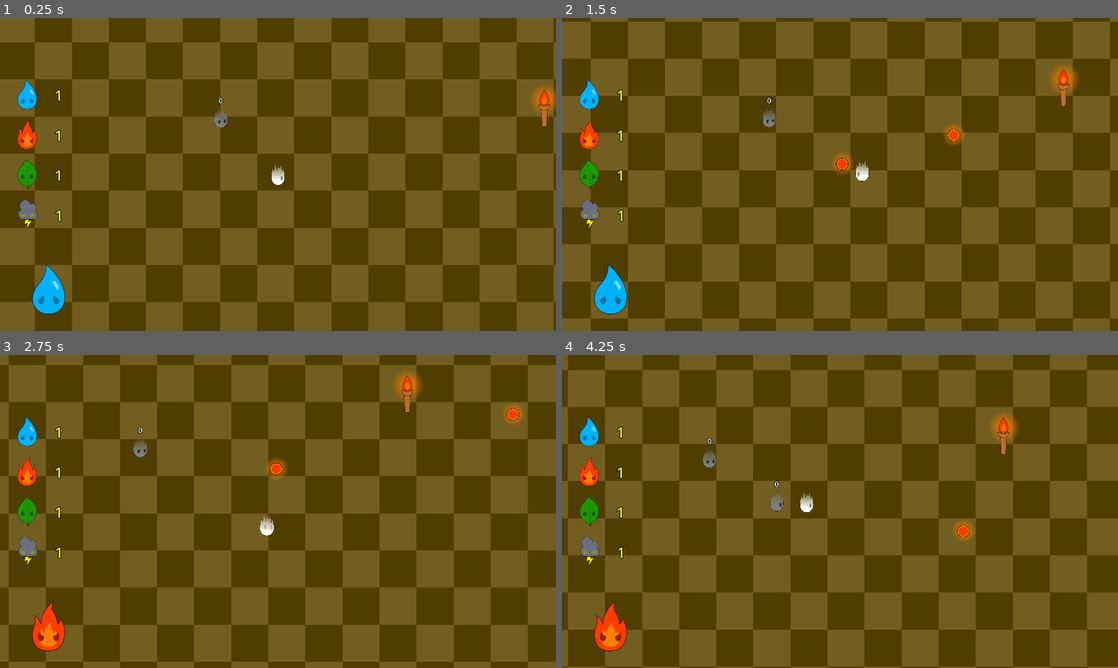
Above: before the commit, frames 1-4 (two rows, left to right).
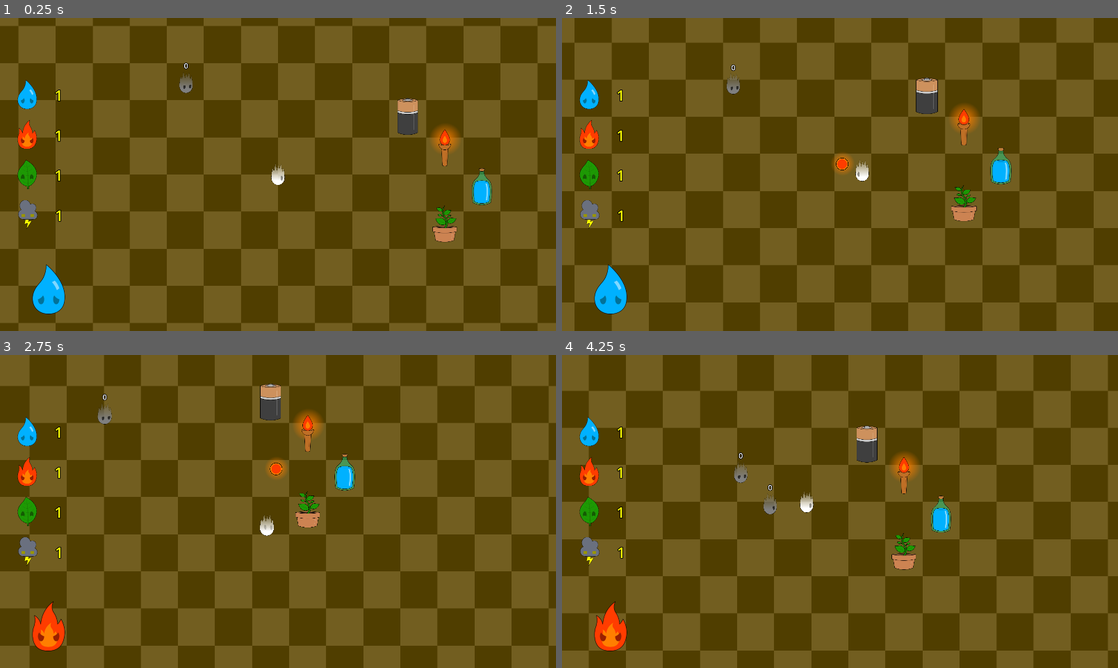
Above: after the commit, the same moments.

Repository: ICICLE-Studios/Soul-of-Nature
Game: Godot game, scene res://scenes/level.tscn
Two runs of this game, one before a commit and one after it. Both use one fixed random seed, a clock stepped at 60 frames per second and the inputs below.
Inputs (mouse positions are in pixels of both pictures, inside the frame that each line leads up to):
- Up to frame 1 (0.25 s): no input
- Up to frame 2 (1.5 s): move the mouse to (962, 158) at 0.52 s; hold Right (ui_right) 0.53-1.28 s; click (962, 158) at 0.6 s; move the mouse to (728, 190) at 1.27 s; hold Down (ui_down) from 1.28 s (still down); click (728, 190) at 1.35 s
- Up to frame 3 (2.75 s): move the mouse to (333, 442) at 2.02 s; release Down (ui_down) at 2.03 s; hold Right (ui_right) from 2.03 s (still down); right-click (333, 442) at 2.1 s; click (333, 442) at 2.3 s
- Up to frame 4 (4.25 s): move the mouse to (812, 574) at 2.77 s; release Right (ui_right) at 2.78 s; hold Up (ui_up) 2.78-3.53 s; tap F (spawn_enemy) at 2.85 s; click (812, 574) at 3.05 s; move the mouse to (1006, 558) at 3.52 s; hold Left (ui_left) from 3.53 s (still down); click (1006, 558) at 3.6 s

The runs differ from the first frame. In frame 1, 49% of the frame differs, in the area x 0-100%, y 0-100%; in frame 2, 48%; in frame 3, 49%; in frame 4, 49%.

Commit message:
Created World Item Prefab Scenes
Placed down all 4 World Item element variants in the map for testing
Increased NavigationRegion2D size to cover the entire map
Gizmos that cover up a lot of screen space have been hidden

Diff:
--- a/scenes/enemies/soul_enemy.tscn
+++ b/scenes/enemies/soul_enemy.tscn
@@ -96,6 +96,7 @@
 [node name="Area" type="Node2D" parent="."]
 
 [node name="DetectionPlayer" type="Area2D" parent="Area"]
+visible = false
 collision_layer = 0
 
 [node name="CollisionShape2D" type="CollisionShape2D" parent="Area/DetectionPlayer"]
--- a/scenes/level.tscn
+++ b/scenes/level.tscn
@@ -4,15 +4,16 @@
 [ext_resource type="Texture2D" uid="uid://bghesvkb3fcbr" path="res://sprites/map/placeholder_ground.png" id="2_317b5"]
 [ext_resource type="Script" path="res://scripts/player_controller.gd" id="2_vpdyx"]
 [ext_resource type="Texture2D" uid="uid://dq6wa0dy4244q" path="res://sprites/characters/PlayerSoul/ElementsSoulPlayer1.png" id="3_svjcw"]
-[ext_resource type="Texture2D" uid="uid://brjq2uai8afjx" path="res://sprites/circle_gradient.png" id="4_1o1id"]
-[ext_resource type="Script" path="res://scripts/world_item.gd" id="4_nlnds"]
+[ext_resource type="PackedScene" uid="uid://d0gc7xhpjufm" path="res://scenes/world_items/fire_world_item.tscn" id="4_fgst1"]
 [ext_resource type="PackedScene" uid="uid://08qf6t8vh2oh" path="res://scenes/enemies/soul_enemy.tscn" id="4_uut6c"]
+[ext_resource type="PackedScene" uid="uid://dal4567l588mg" path="res://scenes/world_items/water_world_item.tscn" id="5_3q2sm"]
+[ext_resource type="PackedScene" uid="uid://uofy45yummxg" path="res://scenes/world_items/plant_world_item.tscn" id="6_1idww"]
 [ext_resource type="Texture2D" uid="uid://c3hopi0a0jngt" path="res://sprites/characters/EnemyFire/ElementsFire1.png" id="6_d5lng"]
 [ext_resource type="Script" path="res://scripts/current_element_display.gd" id="7_5wpqg"]
+[ext_resource type="PackedScene" uid="uid://ditldg6j00rxu" path="res://scenes/world_items/electric_world_item.tscn" id="7_8nao5"]
 [ext_resource type="Texture2D" uid="uid://dackuy4f8bo2m" path="res://sprites/characters/EnemyWater/ElementsWater1.png" id="8_ylhh0"]
 [ext_resource type="Texture2D" uid="uid://hcb1mnvqicr8" path="res://sprites/characters/EnemyPlant/ElementsPlant1.png" id="9_y66vn"]
 [ext_resource type="Texture2D" uid="uid://5d8i47pbtb0p" path="res://sprites/characters/EnemyElectricity/ElementsElectricity1.png" id="10_72lfl"]
-[ext_resource type="Texture2D" uid="uid://t20j8fn3pqcq" path="res://sprites/items/Item_Fire.png" id="11_y1www"]
 [ext_resource type="AudioStream" uid="uid://baepyd2x2kkj7" path="res://audios/change_element_to_fire.ogg" id="14_8i4p8"]
 [ext_resource type="AudioStream" uid="uid://dpsbpj7jywq33" path="res://audios/change_element_to_plant.ogg" id="15_jryyq"]
 [ext_resource type="AudioStream" uid="uid://dnoko8nxi8pgo" path="res://audios/change_element_to_thunder.ogg" id="16_tpr0u"]
@@ -85,12 +86,9 @@
 [sub_resource type="CircleShape2D" id="CircleShape2D_oxssa"]
 
 [sub_resource type="NavigationPolygon" id="NavigationPolygon_5vf1p"]
-vertices = PackedVector2Array(256, -256, 256, 256, -256, 256, -256, -256)
+vertices = PackedVector2Array(2048, -2048, 2048, 2048, -2048, 2048, -2048, -2048)
 polygons = Array[PackedInt32Array]([PackedInt32Array(0, 1, 2, 3)])
-outlines = Array[PackedVector2Array]([PackedVector2Array(-256, -256, -256, 256, 256, 256, 256, -256)])
-
-[sub_resource type="CircleShape2D" id="CircleShape2D_bgd8u"]
-radius = 20.0
+outlines = Array[PackedVector2Array]([PackedVector2Array(-2048, -2048, -2048, 2048, 2048, 2048, 2048, -2048)])
 
 [sub_resource type="LabelSettings" id="LabelSettings_kbcjx"]
 font_size = 128
@@ -102,7 +100,6 @@
 
 [node name="Player" type="CharacterBody2D" parent="."]
 unique_name_in_owner = true
-position = Vector2(100, 100)
 motion_mode = 1
 platform_on_leave = 2
 script = ExtResource("2_vpdyx")
@@ -147,6 +144,7 @@
 unique_name_in_owner = true
 
 [node name="NavigationRegion2D" type="NavigationRegion2D" parent="Map"]
+visible = false
 navigation_polygon = SubResource("NavigationPolygon_5vf1p")
 
 [node name="GroundSprite" type="Sprite2D" parent="Map"]
@@ -161,30 +159,23 @@
 [node name="Items" type="Node2D" parent="."]
 unique_name_in_owner = true
 
-[node name="FireWorldItem" type="StaticBody2D" parent="Items"]
-position = Vector2(560, 0)
-collision_layer = 3
-script = ExtResource("4_nlnds")
-item_element = 2
-
-[node name="CollisionShape" type="CollisionShape2D" parent="Items/FireWorldItem"]
-shape = SubResource("CircleShape2D_bgd8u")
-
-[node name="Halo" type="Sprite2D" parent="Items/FireWorldItem"]
-modulate = Color(0.996094, 0.496094, 0, 1)
-position = Vector2(0, -28)
-scale = Vector2(0.25, 0.25)
-texture = ExtResource("4_1o1id")
-
-[node name="Sprite" type="Sprite2D" parent="Items/FireWorldItem"]
-position = Vector2(0, -14)
-scale = Vector2(0.25, 0.25)
-texture = ExtResource("11_y1www")
+[node name="FireWorldItem" parent="Items" instance=ExtResource("4_fgst1")]
+position = Vector2(288, -32)
+
+[node name="WaterWorldItem" parent="Items" instance=ExtResource("5_3q2sm")]
+position = Vector2(352, 32)
+
+[node name="PlantWorldItem" parent="Items" instance=ExtResource("6_1idww")]
+position = Vector2(288, 96)
+
+[node name="ElectricWorldItem" parent="Items" instance=ExtResource("7_8nao5")]
+position = Vector2(224, -96)
 
 [node name="Enemies" type="Node2D" parent="."]
 unique_name_in_owner = true
 
 [node name="SoulEnemy" parent="Enemies" instance=ExtResource("4_uut6c")]
+position = Vector2(-160, -160)
 
 [node name="Attacks" type="Node2D" parent="."]
 unique_name_in_owner = true
--- /dev/null
+++ b/scenes/world_items/electric_world_item.tscn
@@ -0,0 +1,82 @@
+[gd_scene load_steps=7 format=3 uid="uid://ditldg6j00rxu"]
+
+[ext_resource type="Script" path="res://scripts/world_item.gd" id="1_v37xh"]
+[ext_resource type="Texture2D" uid="uid://bh5rwmb1eorsh" path="res://sprites/items/Item_Electricity.png" id="2_jqabc"]
+
+[sub_resource type="CircleShape2D" id="CircleShape2D_bgd8u"]
+radius = 20.0
+
+[sub_resource type="Animation" id="Animation_k1nrs"]
+resource_name = "world_item_idle"
+loop_mode = 1
+tracks/0/type = "bezier"
+tracks/0/imported = false
+tracks/0/enabled = true
+tracks/0/path = NodePath(".:scale:x")
+tracks/0/interp = 1
+tracks/0/loop_wrap = true
+tracks/0/keys = {
+"handle_modes": PackedInt32Array(0, 0, 0),
+"points": PackedFloat32Array(0.25, -0.25, 0, 0.25, 0, 0.275, -0.25, 0, 0.25, 0, 0.25, -0.25, 0, 0.25, 0),
+"times": PackedFloat32Array(0, 0.5, 1)
+}
+tracks/1/type = "bezier"
+tracks/1/imported = false
+tracks/1/enabled = true
+tracks/1/path = NodePath(".:scale:y")
+tracks/1/interp = 1
+tracks/1/loop_wrap = true
+tracks/1/keys = {
+"handle_modes": PackedInt32Array(0, 0, 0),
+"points": PackedFloat32Array(0.25, -0.25, 0, 0.25, 0, 0.245, -0.25, 0, 0.25, 0, 0.25, -0.25, 0, 0.25, 0),
+"times": PackedFloat32Array(0, 0.5, 1)
+}
+
+[sub_resource type="Animation" id="Animation_unytb"]
+length = 0.001
+tracks/0/type = "bezier"
+tracks/0/imported = false
+tracks/0/enabled = true
+tracks/0/path = NodePath(".:scale:x")
+tracks/0/interp = 1
+tracks/0/loop_wrap = true
+tracks/0/keys = {
+"handle_modes": PackedInt32Array(0),
+"points": PackedFloat32Array(0.25, -0.25, 0, 0.25, 0),
+"times": PackedFloat32Array(0)
+}
+tracks/1/type = "bezier"
+tracks/1/imported = false
+tracks/1/enabled = true
+tracks/1/path = NodePath(".:scale:y")
+tracks/1/interp = 1
+tracks/1/loop_wrap = true
+tracks/1/keys = {
+"handle_modes": PackedInt32Array(0),
+"points": PackedFloat32Array(0.25, -0.25, 0, 0.25, 0),
+"times": PackedFloat32Array(0)
+}
+
+[sub_resource type="AnimationLibrary" id="AnimationLibrary_oqw1q"]
+_data = {
+"RESET": SubResource("Animation_unytb"),
+"world_item_idle": SubResource("Animation_k1nrs")
+}
+
+[node name="ElectricWorldItem" type="StaticBody2D"]
+collision_layer = 3
+script = ExtResource("1_v37xh")
+item_element = 4
+
+[node name="CollisionShape" type="CollisionShape2D" parent="."]
+shape = SubResource("CircleShape2D_bgd8u")
+
+[node name="Sprite" type="Sprite2D" parent="."]
+position = Vector2(0, -4)
+scale = Vector2(0.25, 0.25)
+texture = ExtResource("2_jqabc")
+
+[node name="AnimationPlayer" type="AnimationPlayer" parent="Sprite"]
+libraries = {
+"": SubResource("AnimationLibrary_oqw1q")
+}
--- /dev/null
+++ b/scenes/world_items/fire_world_item.tscn
@@ -0,0 +1,89 @@
+[gd_scene load_steps=8 format=3 uid="uid://d0gc7xhpjufm"]
+
+[ext_resource type="Script" path="res://scripts/world_item.gd" id="1_0f4ld"]
+[ext_resource type="Texture2D" uid="uid://brjq2uai8afjx" path="res://sprites/circle_gradient.png" id="2_g5dxb"]
+[ext_resource type="Texture2D" uid="uid://t20j8fn3pqcq" path="res://sprites/items/Item_Fire.png" id="3_m1kmk"]
+
+[sub_resource type="CircleShape2D" id="CircleShape2D_bgd8u"]
+radius = 20.0
+
+[sub_resource type="Animation" id="Animation_k1nrs"]
+resource_name = "world_item_idle"
+loop_mode = 1
+tracks/0/type = "bezier"
+tracks/0/imported = false
+tracks/0/enabled = true
+tracks/0/path = NodePath(".:scale:x")
+tracks/0/interp = 1
+tracks/0/loop_wrap = true
+tracks/0/keys = {
+"handle_modes": PackedInt32Array(0, 0, 0),
+"points": PackedFloat32Array(0.25, -0.25, 0, 0.25, 0, 0.275, -0.25, 0, 0.25, 0, 0.25, -0.25, 0, 0.25, 0),
+"times": PackedFloat32Array(0, 0.5, 1)
+}
+tracks/1/type = "bezier"
+tracks/1/imported = false
+tracks/1/enabled = true
+tracks/1/path = NodePath(".:scale:y")
+tracks/1/interp = 1
+tracks/1/loop_wrap = true
+tracks/1/keys = {
+"handle_modes": PackedInt32Array(0, 0, 0),
+"points": PackedFloat32Array(0.25, -0.25, 0, 0.25, 0, 0.245, -0.25, 0, 0.25, 0, 0.25, -0.25, 0, 0.25, 0),
+"times": PackedFloat32Array(0, 0.5, 1)
+}
+
+[sub_resource type="Animation" id="Animation_unytb"]
+length = 0.001
+tracks/0/type = "bezier"
+tracks/0/imported = false
+tracks/0/enabled = true
+tracks/0/path = NodePath(".:scale:x")
+tracks/0/interp = 1
+tracks/0/loop_wrap = true
+tracks/0/keys = {
+"handle_modes": PackedInt32Array(0),
+"points": PackedFloat32Array(0.25, -0.25, 0, 0.25, 0),
+"times": PackedFloat32Array(0)
+}
+tracks/1/type = "bezier"
+tracks/1/imported = false
+tracks/1/enabled = true
+tracks/1/path = NodePath(".:scale:y")
+tracks/1/interp = 1
+tracks/1/loop_wrap = true
+tracks/1/keys = {
+"handle_modes": PackedInt32Array(0),
+"points": PackedFloat32Array(0.25, -0.25, 0, 0.25, 0),
+"times": PackedFloat32Array(0)
+}
+
+[sub_resource type="AnimationLibrary" id="AnimationLibrary_oqw1q"]
+_data = {
+"RESET": SubResource("Animation_unytb"),
+"world_item_idle": SubResource("Animation_k1nrs")
+}
+
+[node name="FireWorldItem" type="StaticBody2D"]
+collision_layer = 3
+script = ExtResource("1_0f4ld")
+item_element = 2
+
+[node name="CollisionShape" type="CollisionShape2D" parent="."]
+shape = SubResource("CircleShape2D_bgd8u")
+
+[node name="Halo" type="Sprite2D" parent="."]
+modulate = Color(0.996094, 0.496094, 0, 1)
+position = Vector2(0, -28)
+scale = Vector2(0.25, 0.25)
+texture = ExtResource("2_g5dxb")
+
+[node name="Sprite" type="Sprite2D" parent="."]
+position = Vector2(0, -14)
+scale = Vector2(0.25, 0.25)
+texture = ExtResource("3_m1kmk")
+
+[node name="AnimationPlayer" type="AnimationPlayer" parent="Sprite"]
+libraries = {
+"": SubResource("AnimationLibrary_oqw1q")
+}
--- /dev/null
+++ b/scenes/world_items/plant_world_item.tscn
@@ -0,0 +1,82 @@
+[gd_scene load_steps=7 format=3 uid="uid://uofy45yummxg"]
+
+[ext_resource type="Script" path="res://scripts/world_item.gd" id="1_0630n"]
+[ext_resource type="Texture2D" uid="uid://c3w4ca0obxyaj" path="res://sprites/items/Item_Plant.png" id="2_qyweo"]
+
+[sub_resource type="CircleShape2D" id="CircleShape2D_bgd8u"]
+radius = 20.0
+
+[sub_resource type="Animation" id="Animation_k1nrs"]
+resource_name = "world_item_idle"
+loop_mode = 1
+tracks/0/type = "bezier"
+tracks/0/imported = false
+tracks/0/enabled = true
+tracks/0/path = NodePath(".:scale:x")
+tracks/0/interp = 1
+tracks/0/loop_wrap = true
+tracks/0/keys = {
+"handle_modes": PackedInt32Array(0, 0, 0),
+"points": PackedFloat32Array(0.25, -0.25, 0, 0.25, 0, 0.275, -0.25, 0, 0.25, 0, 0.25, -0.25, 0, 0.25, 0),
+"times": PackedFloat32Array(0, 0.5, 1)
+}
+tracks/1/type = "bezier"
+tracks/1/imported = false
+tracks/1/enabled = true
+tracks/1/path = NodePath(".:scale:y")
+tracks/1/interp = 1
+tracks/1/loop_wrap = true
+tracks/1/keys = {
+"handle_modes": PackedInt32Array(0, 0, 0),
+"points": PackedFloat32Array(0.25, -0.25, 0, 0.25, 0, 0.245, -0.25, 0, 0.25, 0, 0.25, -0.25, 0, 0.25, 0),
+"times": PackedFloat32Array(0, 0.5, 1)
+}
+
+[sub_resource type="Animation" id="Animation_unytb"]
+length = 0.001
+tracks/0/type = "bezier"
+tracks/0/imported = false
+tracks/0/enabled = true
+tracks/0/path = NodePath(".:scale:x")
+tracks/0/interp = 1
+tracks/0/loop_wrap = true
+tracks/0/keys = {
+"handle_modes": PackedInt32Array(0),
+"points": PackedFloat32Array(0.25, -0.25, 0, 0.25, 0),
+"times": PackedFloat32Array(0)
+}
+tracks/1/type = "bezier"
+tracks/1/imported = false
+tracks/1/enabled = true
+tracks/1/path = NodePath(".:scale:y")
+tracks/1/interp = 1
+tracks/1/loop_wrap = true
+tracks/1/keys = {
+"handle_modes": PackedInt32Array(0),
+"points": PackedFloat32Array(0.25, -0.25, 0, 0.25, 0),
+"times": PackedFloat32Array(0)
+}
+
+[sub_resource type="AnimationLibrary" id="AnimationLibrary_oqw1q"]
+_data = {
+"RESET": SubResource("Animation_unytb"),
+"world_item_idle": SubResource("Animation_k1nrs")
+}
+
+[node name="PlantWorldItem" type="StaticBody2D"]
+collision_layer = 3
+script = ExtResource("1_0630n")
+item_element = 3
+
+[node name="CollisionShape" type="CollisionShape2D" parent="."]
+shape = SubResource("CircleShape2D_bgd8u")
+
+[node name="Sprite" type="Sprite2D" parent="."]
+position = Vector2(-2.38419e-07, -11)
+scale = Vector2(0.25, 0.25)
+texture = ExtResource("2_qyweo")
+
+[node name="AnimationPlayer" type="AnimationPlayer" parent="Sprite"]
+libraries = {
+"": SubResource("AnimationLibrary_oqw1q")
+}
--- /dev/null
+++ b/scenes/world_items/water_world_item.tscn
@@ -0,0 +1,82 @@
+[gd_scene load_steps=7 format=3 uid="uid://dal4567l588mg"]
+
+[ext_resource type="Script" path="res://scripts/world_item.gd" id="1_8jlaw"]
+[ext_resource type="Texture2D" uid="uid://i8jvlr2v2dm5" path="res://sprites/items/Item_Water.png" id="2_kun3n"]
+
+[sub_resource type="CircleShape2D" id="CircleShape2D_bgd8u"]
+radius = 20.0
+
+[sub_resource type="Animation" id="Animation_k1nrs"]
+resource_name = "world_item_idle"
+loop_mode = 1
+tracks/0/type = "bezier"
+tracks/0/imported = false
+tracks/0/enabled = true
+tracks/0/path = NodePath(".:scale:x")
+tracks/0/interp = 1
+tracks/0/loop_wrap = true
+tracks/0/keys = {
+"handle_modes": PackedInt32Array(0, 0, 0),
+"points": PackedFloat32Array(0.25, -0.25, 0, 0.25, 0, 0.275, -0.25, 0, 0.25, 0, 0.25, -0.25, 0, 0.25, 0),
+"times": PackedFloat32Array(0, 0.5, 1)
+}
+tracks/1/type = "bezier"
+tracks/1/imported = false
+tracks/1/enabled = true
+tracks/1/path = NodePath(".:scale:y")
+tracks/1/interp = 1
+tracks/1/loop_wrap = true
+tracks/1/keys = {
+"handle_modes": PackedInt32Array(0, 0, 0),
+"points": PackedFloat32Array(0.25, -0.25, 0, 0.25, 0, 0.245, -0.25, 0, 0.25, 0, 0.25, -0.25, 0, 0.25, 0),
+"times": PackedFloat32Array(0, 0.5, 1)
+}
+
+[sub_resource type="Animation" id="Animation_unytb"]
+length = 0.001
+tracks/0/type = "bezier"
+tracks/0/imported = false
+tracks/0/enabled = true
+tracks/0/path = NodePath(".:scale:x")
+tracks/0/interp = 1
+tracks/0/loop_wrap = true
+tracks/0/keys = {
+"handle_modes": PackedInt32Array(0),
+"points": PackedFloat32Array(0.25, -0.25, 0, 0.25, 0),
+"times": PackedFloat32Array(0)
+}
+tracks/1/type = "bezier"
+tracks/1/imported = false
+tracks/1/enabled = true
+tracks/1/path = NodePath(".:scale:y")
+tracks/1/interp = 1
+tracks/1/loop_wrap = true
+tracks/1/keys = {
+"handle_modes": PackedInt32Array(0),
+"points": PackedFloat32Array(0.25, -0.25, 0, 0.25, 0),
+"times": PackedFloat32Array(0)
+}
+
+[sub_resource type="AnimationLibrary" id="AnimationLibrary_oqw1q"]
+_data = {
+"RESET": SubResource("Animation_unytb"),
+"world_item_idle": SubResource("Animation_k1nrs")
+}
+
+[node name="WaterWorldItem" type="StaticBody2D"]
+collision_layer = 3
+script = ExtResource("1_8jlaw")
+item_element = 1
+
+[node name="CollisionShape" type="CollisionShape2D" parent="."]
+shape = SubResource("CircleShape2D_bgd8u")
+
+[node name="Sprite" type="Sprite2D" parent="."]
+position = Vector2(-2.38419e-07, -11)
+scale = Vector2(0.25, 0.25)
+texture = ExtResource("2_kun3n")
+
+[node name="AnimationPlayer" type="AnimationPlayer" parent="Sprite"]
+libraries = {
+"": SubResource("AnimationLibrary_oqw1q")
+}
--- a/scripts/world_item.gd
+++ b/scripts/world_item.gd
@@ -18,6 +18,15 @@
 		be_defeated()
 
 
+## Destroys this World Item.
+func be_defeated() -> void:
+	%Player._level_up_element(item_element, 1)
+	queue_free()
+
+
+func _ready():
+	$Sprite/AnimationPlayer.play("world_item_idle")
+
 ## Returns [code]true[/code] if the passed GameElement counters this World Item's Element. [code](item_element)[/code]
 func _can_be_defeated_by_element(element : GAME_ELEMENT) -> bool:
 	# If this World item's Element is of Neutral type, be defeated by any Element.
@@ -33,9 +42,3 @@
 		return item_element == GAME_ELEMENT.WATER
 
 	return false
-
-
-## Destroys this World Item.
-func be_defeated() -> void:
-	%Player._level_up_element(item_element, 1)
-	queue_free()
